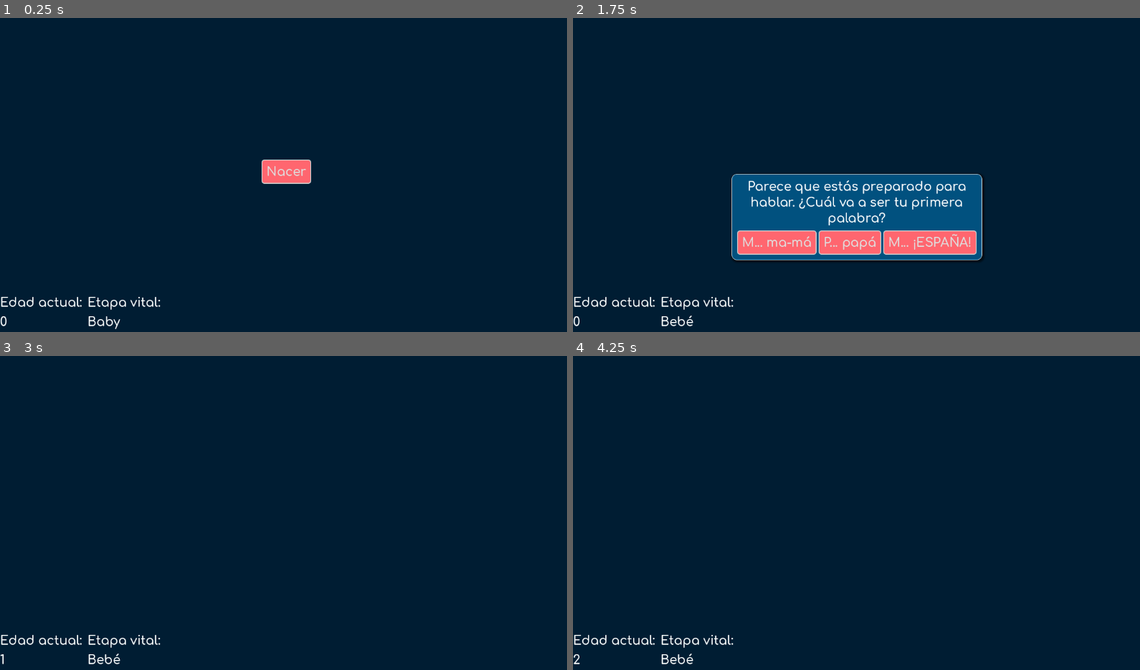
Above: before the commit, frames 1-4 (two rows, left to right).
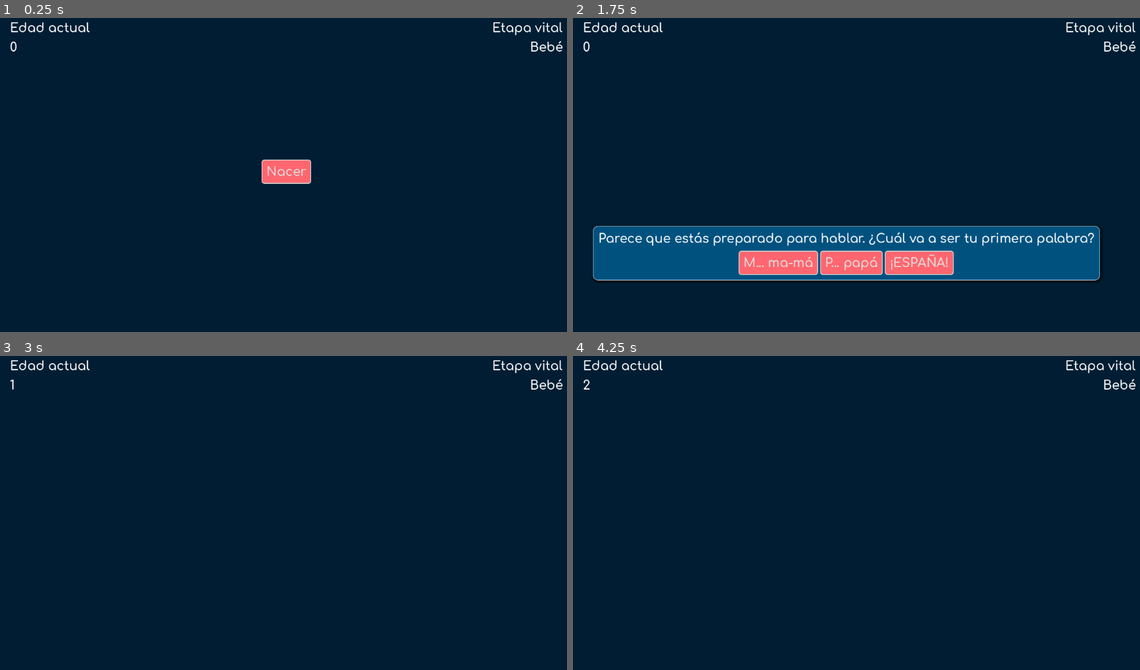
Above: after the commit, the same moments.

Repository: rothiotome/nico-tuvo-una-buena-vida
Game: Godot game, scene res://scenes/world.tscn
Two runs of this game, one before a commit and one after it. Both use one fixed random seed, a clock stepped at 60 frames per second and the inputs below.
Inputs (mouse positions are in pixels of both pictures, inside the frame that each line leads up to):
- Up to frame 1 (0.25 s): no input
- Up to frame 2 (1.75 s): click "Nacer" at 0.5 s; tap Enter at 1.25 s; move the mouse to (986, 156) at 1.27 s; click (986, 156) at 1.42 s
- Up to frame 3 (3 s): click "M... ma-má" at 2 s; tap Space at 2.75 s; drag from (170, 525) to (255, 572) at 2.77 s
- Up to frame 4 (4.25 s): tap Enter at 3.5 s; move the mouse to (918, 437) at 3.52 s; click (918, 437) at 3.67 s

The runs differ from the first frame. In frame 1, 0.9% of the frame differs, in the area x 0-100%, y 1-100%; in frame 2, 23%, in the area x 0-100%, y 1-99%; in frame 3, 0.9%; in frame 4, 0.9%.

Commit message:
add new events and fix some edge cases

Diff:
--- a/data/life_events.json
+++ b/data/life_events.json
@@ -5,7 +5,7 @@
             "Bebé",
             "Niño"
         ],
-        "yearly_chance": 20,
+        "yearly_chance": 50,
         "required": {},
         "duration": -1,
         "options": [
@@ -16,7 +16,7 @@
                     "TALK": 1,
                     "PREFERENCE_MOM": 1,
                     "PREFERENCE_DAD": -1,
-                    "LOG": "Tu primera palabra fue mamá a los %d años"
+                    "LOG": "Su primera palabra fue mamá a los %d años"
                 }
             },
             {
@@ -26,19 +26,18 @@
                     "TALK": 1,
                     "PREFERENCE_MOM": -1,
                     "PREFERENCE_DAD": 1,
-
-                    "LOG": "Tu primera palabra fue papá a los %d años"
-                }
-            },
-            {
-                "text": "M... ¡ESPAÑA!",
+                    "LOG": "Su primera palabra fue papá a los %d años"
+                }
+            },
+            {
+                "text": "¡ESPAÑA!",
                 "required": {},
                 "effects": {
                     "TALK": 1,
                     "PREFERENCE_MOM": -1,
                     "PREFERENCE_DAD": -1,
-                    "PREFERENCE_SPAIN": 10,
-                    "LOG": "Tu primera palabra fue ESPAÑA a los %d años"
+                    "SPAIN": 10,
+                    "LOG": "Su primera palabra fue ESPAÑA a los %d años"
                 }
             }
         ]
@@ -60,9 +59,9 @@
                 "text": "League of Legends",
                 "required": {},
                 "effects": {
+                    "PLATINUM": "Platino en el LOL",
                     "NERD": 10,
-                    "LOVE": -10,
-                    "LOG": "Aún recuerdas el día que conseguiste subir a platino aquél 14 de Febrero a los %d años"
+                    "LOG": "Siempre recordaba con orgullo el día que subió a platino aquél 14 de Febrero a los %d años"
                 }
             },
             {
@@ -70,9 +69,8 @@
                 "required": {},
                 "effects": {
                     "BOYFRIEND": 1,
-                    "LOVE": 1,
                     "PARTNER": "Tu novio Carlos",
-                    "LOG": "Aún recuerdas el día tan romántico que pasaste con Carlos a los %d años"
+                    "LOG": "Encontró el amor gracias a Carlos a los %d años"
                 }
             },
             {
@@ -80,9 +78,8 @@
                 "required": {},
                 "effects": {
                     "GIRLFRIEND": 1,
-                    "LOVE": 1,
                     "PARTNER": "Tu novia María",
-                    "LOG": "Aún recuerdas el día tan romántico que pasaste con María a los %d años"
+                    "LOG": "Encontró el amor gracias a María a los %d años"
                 }
             }
         ]
@@ -92,7 +89,7 @@
         "stages": [
             "Adolescente"
         ],
-        "yearly_chance": 30,
+        "yearly_chance": 10,
         "required": {},
         "duration": 2,
         "options": [
@@ -101,7 +98,7 @@
                 "required": {},
                 "effects": {
                     "MOTO": "Una moto",
-                    "LOG": "Te regalaron una moto a los %d años"
+                    "LOG": "Le regalaron una moto a los %d años"
                 }
             },
             {
@@ -109,18 +106,18 @@
                 "required": {},
                 "effects": {
                     "PAINT": "Un Kit de dibujo",
-                    "LOG": "Te regalaron un kit de dibujo a los %d años"
+                    "LOG": "Comenzó su interés por el dibujo a los %d años"
                 }
             },
             {
                 "text": "Una bandera de ESPAÑA",
                 "required": {
-                    "PREFERENCE_SPAIN": 10
-                },
-                "effects": {
-                    "PREFERENCE_SPAIN": 10,
+                    "SPAIN": 10
+                },
+                "effects": {
+                    "SPAIN": 10,
                     "SPAIN_FLAG": "Una bandera de ESPAÑA",
-                    "LOG": "Decoraste tu habitación con una bandera de ESPAÑA a los %d años"
+                    "LOG": "Colgó en su habitación una bandera de ESPAÑA a los %d años"
                 }
             }
         ]
@@ -128,9 +125,10 @@
     {
         "text": "Te ofrecen un cigarro",
         "stages": [
-            "Adolescente", "Joven Adulto"
-        ],
-        "yearly_chance": 10,
+            "Adolescente",
+            "Joven Adulto"
+        ],
+        "yearly_chance": 15,
         "required": {},
         "duration": 3,
         "options": [
@@ -138,9 +136,9 @@
                 "text": "Aceptas",
                 "required": {},
                 "effects": {
-                    "FUMADOR": "Dependencia a la nicotina",
+                    "SMOKER": "Dependencia a la nicotina",
                     "HEALTH": -10,
-                    "LOG": "A los %d años, empezaste a fumar para fardar delante de tus compañeras"
+                    "LOG": "A los %d años, empezó a fumar para fardar delante de tus compañeras"
                 }
             },
             {
@@ -155,19 +153,23 @@
     {
         "text": "El médico te dice que deberías dejar de fumar",
         "stages": [
-            "Joven Adulto", "Adulto", "Anciano"
+            "Joven Adulto",
+            "Adulto",
+            "Anciano"
         ],
         "yearly_chance": 5,
-        "required": {"FUMADOR": 1},
+        "required": {
+            "SMOKER": 1
+        },
         "duration": 4,
         "options": [
             {
                 "text": "Dejar de fumar",
                 "required": {},
                 "effects": {
-                    "FUMADOR": false,
+                    "SMOKER": false,
                     "HEALTH": 5,
-                    "LOG": "Dejaste de fumar a los %d años por recomendación de tu médico"
+                    "LOG": "Dejó de fumar a los %d años por recomendación de su médico"
                 }
             },
             {
@@ -177,44 +179,177 @@
                     "HEALTH": -10
                 }
             }
-        ]
-    },
-    {
-        "text": "Recibes un mensaje: \"tenemos que hablar\"",
+        ],
+        "no_response": {
+            "HEALTH": -10
+        }
+    },
+    {
+        "text": "Recibes un mensaje de tu pareja: \"tenemos que hablar\"",
         "stages": [
             "Joven Adulto"
         ],
-        "yearly_chance": 10,
-        "required": {"PARTNER": 1},
+        "yearly_chance": 70,
+        "required": {
+            "PARTNER": 1
+        },
         "duration": 4,
         "options": [
             {
-                "text": "Ignorar el mensaje",
-                "required": {},
-                "effects": {
+                "text": "Hablar las cosas",
+                "required": {},
+                "effects": {
+                    "LOG": "Aunque tuvo problemas con tu pareja al cumplir los %d, consiguió arreglar las cosas hablando"
+                }
+            },
+            {
+                "text": "Responder con el emote de ESPAÑA",
+                "required": {
+                    "SPAIN": 10
+                },
+                "effects": {
+                    "SPAIN": 10,
                     "PARTNER": false,
-                    "LOG": "Tu primer romance terminó a los %d años después de ignorar su mensaje de movil. Nunca volviste a tener contacto"
-                }
-            },
-            {
-                "text": "Hablar las cosas",
-                "required": {},
-                "effects": {
-                    "LOG": "Aunque tuviste problemas con tu pareja alrededor de los %d años, conseguiste arreglar las cosas"
-                }
-            },
-            {
-                "text": "Responder con una bandera de ESPAÑA",
-                "required": {
-                    "PREFERENCE_SPAIN": 10
-                },
-                "effects": {
-                    "PREFERENCE_SPAIN": 10,
+                    "LOG": "Su pasión por ESPAÑA hizo que su pareja le dejara a los %d años. Aún no se entiende qué pudo suceder"
+                }
+            }
+        ],
+        "no_response": {
+            "IGNORE_PARTNER": 1
+        }
+    },
+    {
+        "text": "Ignoraste el mensaje de tu pareja, no quiere volver a saber nada de ti",
+        "stages": [
+            "Joven Adulto",
+            "Adulto",
+            "Anciano"
+        ],
+        "yearly_chance": 100,
+        "required": {
+            "IGNORE_PARTNER": 1
+        },
+        "duration": 5,
+        "no_response": {
+            "PARTNER": false,
+            "IGNORE_PARTNER": -1,
+            "LOG": "Su primer romance terminó a los %d años después de ignorar un mensaje de movil. Nunca volvieron a tener contacto"
+        }
+    },
+    {
+        "text": "Tu pareja quiere tener un bebé",
+        "stages": [
+            "Adulto"
+        ],
+        "yearly_chance": 4,
+        "required": {
+            "PARTNER": 1
+        },
+        "duration": 6,
+        "options": [
+            {
+                "text": "Adoptar un bebé",
+                "required": {
+                    "BOYFRIEND": 1
+                },
+                "effects": {
+                    "BABY_WAITING": "Papeles de adopción"
+                }
+            },
+            {
+                "text": "A por el bebé",
+                "required": {
+                    "GIRLFIEND": 1
+                },
+                "effects": {
+                    "BABY_WAITING": "Un bebé en camino",
+                    "LOG": "Su pareja se quedó embarazada a los %d años. "
+                }
+            },
+            {
+                "text": "Negarse",
+                "required": {},
+                "effects": {
                     "PARTNER": false,
-                    "LOG": "Tu pasión por ESPAÑA hizo que tu pareja te dejara a los %d años. Aún no entiendes qué hiciste mal"
+                    "CONFLICT_BABY": 1,
+                    "LOG": "Se quedó sin pareja a los %d años - parece que sus caminos no estaban tam alineados como pensabamos"
+                }
+            }
+        ],
+        "no_response": {
+            "CONFLICT_BABY": 1
+        }
+    },
+    {
+        "text": "Tu pareja no quiere seguir contigo",
+        "stages": [
+            "Adulto",
+            "Anciano"
+        ],
+        "yearly_chance": 100,
+        "required": {
+            "CONFLICT_BABY": 1
+        },
+        "duration": 6,
+        "no_response": {
+            "PARTNER": false,
+            "BABY_WAITING": false,
+            "CONFLICT_BABY": -1,
+            "LOG": "Se quedó sin pareja a los %d años - parece que sus caminos no estaban tam alineados como pensabamos"
+        }
+    },
+    {
+        "text": "¡Es un niño! ¿Cómo lo llamarás?",
+        "stages": [
+            "Adulto",
+            "Anciano"
+        ],
+        "yearly_chance": 2,
+        "required": {
+            "BABY_WAITING": 1
+        },
+        "duration": -1,
+        "options": [
+            {
+                "text": "Francisco",
+                "required": {
+                    "SPAIN": 20
+                },
+                "effects": {
+                    "BABY_WAITING": false,
+                    "SON": "tu hijo Francisco",
+                    "LOG": "Francisco llegó a su vida cuando tenía %d años. Qué buen nombre eligió, la verdad"
+                }
+            },
+            {
+                "text": "Luke",
+                "required": {
+                    "NERD": 10
+                },
+                "effects": {
+                    "BABY_WAITING": false,
+                    "SON": "Tu hijo Luke",
+                    "LOG": "Luke llegó a su vida cuando tenía %d años. Siempre hablaba de esos primeros años con mucho cariño: las peleas de sable laser y las maratones de la trilogía original los sábados por la noche"
+                }
+            },
+            {
+                "text": "Carlos",
+                "required": {},
+                "effects": {
+                    "BABY_WAITING": false,
+                    "SON": "Tu hijo Carlos",
+                    "LOG": "Carlos llegó a su vida cuando tenía %d años. Siempre bromeabamos preguntándole cómo se llamaba su hijo para contestar: el de los cojones largos. Yo creo que le puso el nombre a propópsito"
+                }
+            },
+            {
+                "text": "Dani",
+                "required": {},
+                "effects": {
+                    "BABY_WAITING": false,
+                    "SON": "Tu hijo Dani",
+                    "LOG": "Dani llegó a su vida cuando tenías %d años. Menudas noches de no dormir, pobrecito"
                 }
             }
         ]
     }
-
 ]
--- a/nodes/message.tscn
+++ b/nodes/message.tscn
@@ -4,4 +4,4 @@
 size_flags_vertical = 3
 horizontal_alignment = 1
 vertical_alignment = 1
-autowrap_mode = 3
+justification_flags = 0
--- a/scenes/world.tscn
+++ b/scenes/world.tscn
@@ -14,42 +14,56 @@
 grow_vertical = 2
 theme = ExtResource("1_ahxfr")
 
-[node name="HBoxContainer" type="HBoxContainer" parent="."]
+[node name="MarginContainer" type="MarginContainer" parent="."]
 layout_mode = 1
-anchors_preset = 12
-anchor_top = 1.0
+anchors_preset = 15
 anchor_right = 1.0
 anchor_bottom = 1.0
-offset_top = -74.0
 grow_horizontal = 2
-grow_vertical = 0
+grow_vertical = 2
+theme_override_constants/margin_left = 20
+theme_override_constants/margin_top = 20
+theme_override_constants/margin_right = 20
+theme_override_constants/margin_bottom = 20
+
+[node name="HBoxContainer" type="HBoxContainer" parent="MarginContainer"]
+layout_mode = 2
+mouse_filter = 2
+alignment = 1
+
+[node name="VBoxContainer" type="VBoxContainer" parent="MarginContainer/HBoxContainer"]
+layout_mode = 2
+size_flags_horizontal = 3
 mouse_filter = 2
 
-[node name="VBoxContainer" type="VBoxContainer" parent="HBoxContainer"]
+[node name="CurrentAge" type="Label" parent="MarginContainer/HBoxContainer/VBoxContainer"]
 layout_mode = 2
-mouse_filter = 2
+text = "Edad actual"
+vertical_alignment = 1
 
-[node name="CurrentAge" type="Label" parent="HBoxContainer/VBoxContainer"]
-layout_mode = 2
-text = "Edad actual: "
-
-[node name="AgeLabel" type="Label" parent="HBoxContainer/VBoxContainer"]
+[node name="AgeLabel" type="Label" parent="MarginContainer/HBoxContainer/VBoxContainer"]
 unique_name_in_owner = true
 layout_mode = 2
 text = "0"
+vertical_alignment = 1
 
-[node name="VBoxContainer2" type="VBoxContainer" parent="HBoxContainer"]
+[node name="VBoxContainer2" type="VBoxContainer" parent="MarginContainer/HBoxContainer"]
 layout_mode = 2
+size_flags_horizontal = 3
 mouse_filter = 2
 
-[node name="Current Life Stage" type="Label" parent="HBoxContainer/VBoxContainer2"]
+[node name="Current Life Stage" type="Label" parent="MarginContainer/HBoxContainer/VBoxContainer2"]
 layout_mode = 2
-text = "Etapa vital: "
+text = "Etapa vital"
+horizontal_alignment = 2
+vertical_alignment = 1
 
-[node name="StageLabel" type="Label" parent="HBoxContainer/VBoxContainer2"]
+[node name="StageLabel" type="Label" parent="MarginContainer/HBoxContainer/VBoxContainer2"]
 unique_name_in_owner = true
 layout_mode = 2
-text = "Baby"
+text = "Bebé"
+horizontal_alignment = 2
+vertical_alignment = 1
 
 [node name="life" type="Control" parent="."]
 layout_mode = 1
--- a/scripts/Timmy.gd
+++ b/scripts/Timmy.gd
@@ -5,7 +5,7 @@
 
 var life_log: PackedStringArray
 
-var effects: Dictionary
+var effects: Dictionary = {"HEALTH": 100}
 
 var partner_name: String
 
@@ -16,6 +16,7 @@
 signal fire_event(event: Dictionary)
 signal add_item(id: String, desc: String)
 signal remove_item(id: String)
+signal die()
 
 func _ready():
 	life_events = load_events_from_file(events_file)
@@ -38,20 +39,24 @@
 func birthday(new_stage: String, new_age: int):
 	current_stage = new_stage
 	current_age = new_age
+	var fired_events: Array
 	for event in life_events as Array:
 		if !event["stages"].has(current_stage): continue
 		if !has_required(event["required"]): continue
 
 		if event["yearly_chance"] < 100:
 			randomize()
-			if randi() % 100 < event["yearly_chance"]: continue
+			if randi() % 10 > event["yearly_chance"]: continue
 
 		fire_event.emit(event)
-		life_events.erase(event)
-		return
+		fired_events.append(event)
+	for e in fired_events:
+		life_events.erase(e)
+	if effects["HEALTH"] <= new_age:
+		life_expectancy_reached()
+		die.emit()
 
 func has_required(required_effects: Dictionary) -> bool:
-
 	for req in required_effects:
 		if !effects.has(req): return false
 		if effects[req] is float and effects[req] < required_effects[req]: return false
@@ -60,27 +65,37 @@
 func on_response(button_pressed: Button):
 	for effect in button_pressed.get_meta_list():
 		var value = button_pressed.get_meta(effect)
-		if value is float:
-			if effects.has(effect):
-				effects[effect] = effects[effect] + value
-			else:
-				effects[effect] = value
-		else:
-			if effect != "LOG":
-				effects[effect] = value
-				if value is bool:
-					clear_item(effect)
-				else:
-					store_item(effect, value)
-			else: life_log.append(value % current_age)
+		process_effect(effect, value)
+
+func on_event_not_responded(effects: Dictionary):
+	for effect in effects:
+		process_effect(effect, effects[effect])
 
 func store_item(id: String, desc: String):
 	add_item.emit(id, desc)
 
+func process_effect(effect: String, value: Variant):
+	if value is float:
+			if effects.has(effect):
+				effects[effect] = effects[effect] + value
+				if effects[effect] == 0:
+					effects.erase(effect)
+			else:
+				effects[effect] = value
+	else:
+		if effect != "LOG":
+			effects[effect] = value
+			if value is bool:
+				clear_item(effect)
+			else:
+				store_item(effect, value)
+		else: life_log.append(value % current_age)
+
 func clear_item(id: String):
+	if !effects.has(id): return
 	effects.erase(id)
 	remove_item.emit(id)
 
 func life_expectancy_reached():
-	life_log.append("Y moriste a la edad de %d años" % current_age)
+	life_log.append("Murió a la edad de %d años" % current_age)
 	print(". ".join(life_log))
--- a/scripts/event_popup.gd
+++ b/scripts/event_popup.gd
@@ -18,7 +18,7 @@
 	message.text = (event["text"])
 	window.add_child(message)
 
-	if !event["options"].is_empty():
+	if event.has("options") and !event["options"].is_empty():
 		var options = options_node.instantiate()
 		window.add_child(options)
 		for o in event["options"]:
@@ -36,4 +36,6 @@
 		progress_bar.initialize(event["duration"]).connect(on_timeout)
 
 func on_timeout():
+	if event.has("no_response"):
+		Timmy.on_event_not_responded(event["no_response"])
 	queue_free()
--- a/scripts/life.gd
+++ b/scripts/life.gd
@@ -30,6 +30,7 @@
 	Timmy.fire_event.connect(fire_event)
 	Timmy.add_item.connect(add_item)
 	Timmy.remove_item.connect(remove_item)
+	Timmy.die.connect(year_timer.stop)
 
 func on_max_life_expectancy_reached():
 	Timmy.life_expectancy_reached()
